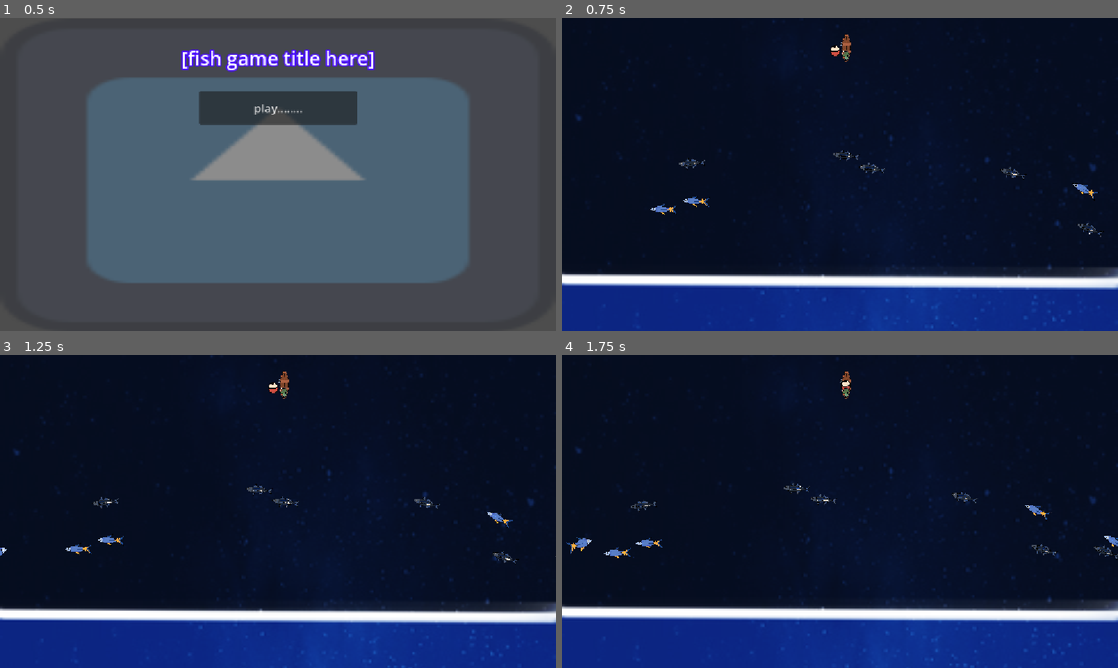
Above: before the commit, frames 1-4 (two rows, left to right).
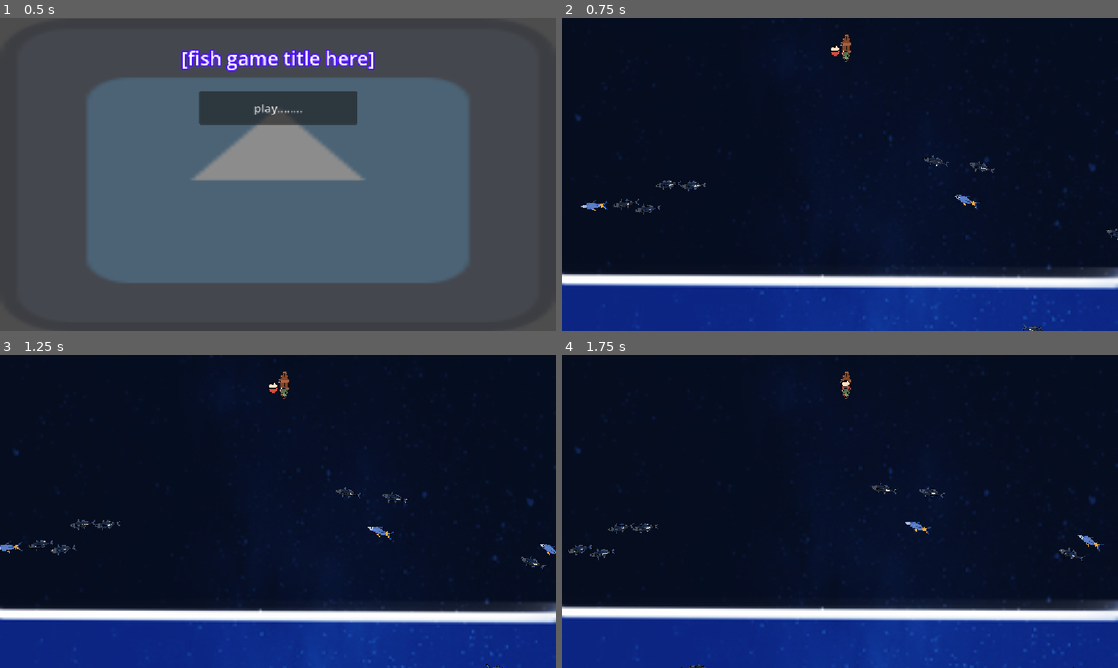
Above: after the commit, the same moments.

Repository: Logabe/fiiiiih
Game: Godot game, scene res://main_menu.tscn
Two runs of this game, one before a commit and one after it. Both use one fixed random seed, a clock stepped at 60 frames per second and the inputs below. The engine's default icon, where the game draws it, is replaced by a stand-in: a white triangle on a blue panel in a dark square.
Inputs (mouse positions are in pixels of both pictures, inside the frame that each line leads up to):
- Up to frame 1 (0.5 s): no input
- Up to frame 2 (0.75 s): click "play........" at 0.5 s
- Up to frame 3 (1.25 s): no input
- Up to frame 4 (1.75 s): tap Enter at 1.25 s; move the mouse to (962, 495) at 1.27 s; press the mouse at (962, 495) at 1.28 s; hold Right from 1.28 s (still down)

Frame 1 is identical in both runs. In frame 2, 1.2% of the frame differs, in the area x 3-100%, y 42-100%; in frame 3, 1.3%; in frame 4, 1.5%, in the area x 0-100%, y 40-100%.

Commit message:
added........ some more small fish >:3 and variabl heh

Diff:
--- a/constellation/npc_fish.gd
+++ b/constellation/npc_fish.gd
@@ -1,12 +1,15 @@
 extends PathFollow2D
 
 @export var speed = 100
+var randNum = RandomNumberGenerator.new()
 
 # Called when the node enters the scene tree for the first time.
 func _ready() -> void:
 	if speed < 0:
 		$Area2D/CollisionShape2D/Sprite2D.flip_h = true
 
+	speed = speed+randNum.randf_range(-10.0, 3.0)
+
 # Called every frame. 'delta' is the elapsed time since the previous frame.
 func _process(delta: float) -> void:
 	progress += (delta*speed)
--- /dev/null
+++ b/cool ass fish.tscn
@@ -0,0 +1,24 @@
+[gd_scene format=3 uid="uid://bj73v3whhtm48"]
+
+[ext_resource type="Texture2D" uid="uid://df42cgw846kfi" path="res://assets/cool ass fish.webp" id="1_mbkv2"]
+
+[sub_resource type="CapsuleShape2D" id="CapsuleShape2D_frutr"]
+radius = 94.0
+height = 282.0
+
+[node name="PathFollow2D" type="PathFollow2D" unique_id=1859915848]
+
+[node name="Area2D" type="Area2D" parent="." unique_id=1352296993]
+rotation = 0.070283145
+scale = Vector2(1, -1)
+collision_layer = 2
+
+[node name="CollisionShape2D" type="CollisionShape2D" parent="Area2D" unique_id=2144214094]
+rotation = 4.712389
+scale = Vector2(1, -1)
+shape = SubResource("CapsuleShape2D_frutr")
+
+[node name="Sprite2D" type="Sprite2D" parent="Area2D/CollisionShape2D" unique_id=1334938299]
+rotation = 1.5707964
+scale = Vector2(0.8630111, 0.8630111)
+texture = ExtResource("1_mbkv2")
--- a/game.tscn
+++ b/game.tscn
@@ -5,12 +5,13 @@
 [ext_resource type="Texture2D" uid="uid://c8ekvptlqr8y8" path="res://assets/boat.png" id="2_e2o6t"]
 [ext_resource type="Script" uid="uid://d281flss3vomo" path="res://background.gd" id="2_eow3j"]
 [ext_resource type="Texture2D" uid="uid://hjlhjyg3k0lh" path="res://assets/bobber.webp" id="3_7jktm"]
-[ext_resource type="PackedScene" uid="uid://bylfns1qqpyyd" path="res://constellation/npc fish.tscn" id="3_feb5d"]
 [ext_resource type="Script" uid="uid://cg8ws44cmk4o1" path="res://constellation/npc_fish.gd" id="4_fc0e3"]
-[ext_resource type="PackedScene" uid="uid://bv0ondo37lft5" path="res://default fish 2.tscn" id="4_mfdv2"]
 [ext_resource type="Texture2D" uid="uid://dd8stvvirhvg6" path="res://assets/bronana.png" id="4_ryrav"]
 [ext_resource type="PackedScene" uid="uid://cp7mv8t5wvaol" path="res://dolphin.tscn" id="5_j5wjh"]
 [ext_resource type="PackedScene" uid="uid://bpavpxf7nkc5x" path="res://stingraaayayyyy.tscn" id="8_iotsf"]
+[ext_resource type="PackedScene" uid="uid://dwfulwbifmgqq" path="res://sunfish.tscn" id="8_lc2xo"]
+[ext_resource type="PackedScene" uid="uid://bj73v3whhtm48" path="res://cool ass fish.tscn" id="9_215e1"]
+[ext_resource type="PackedScene" uid="uid://b7cpc5hqwsise" path="res://goat fish.tscn" id="9_lc2xo"]
 [ext_resource type="Script" uid="uid://deliax7l4afx4" path="res://spawner.gd" id="10_hve3p"]
 
 [sub_resource type="Curve2D" id="Curve2D_t1rg7"]
@@ -19,6 +20,18 @@
 }
 point_count = 3
 
+[sub_resource type="Curve2D" id="Curve2D_80cx4"]
+_data = {
+"points": PackedVector2Array(0, 0, 0, 0, -221.00003, 549, -234.26428, -9.549092, 234.26428, 9.549092, 150.99997, 384, -178.05283, -5.8564105, 178.05283, 5.8564105, 535.99994, 500, -169.67932, 7.7530875, 169.67932, -7.7530875, 943, 368, 0, 0, 0, 0, 1299.9999, 511.00012)
+}
+point_count = 5
+
+[sub_resource type="Curve2D" id="Curve2D_e8heu"]
+_data = {
+"points": PackedVector2Array(-234.26428, -9.549092, 234.26428, 9.549092, 1226, 420.00012, -169.67932, 7.7530875, 169.67932, -7.7530875, -132.00003, 407)
+}
+point_count = 2
+
 [sub_resource type="Curve2D" id="Curve2D_vef74"]
 _data = {
 "points": PackedVector2Array(0, 0, 0, 0, -625.99976, 2691.0002, -818.16766, -4.4914637, 818.16766, 4.4914637, 544.0003, 3066, 0, 0, 0, 0, 1563.0002, 2725)
@@ -30,6 +43,24 @@
 "points": PackedVector2Array(0, 0, 0, 0, -625.99976, 2691.0002, 0, 0, 0, 0, 23.380615, 2981.4507, -332.81085, 104.84946, 332.81085, -104.84946, 544.6454, 3028.0393, 0, 0, 0, 0, 1203.8057, 3016.8235, 0, 0, 0, 0, 1396.4683, 2931.4111)
 }
 point_count = 5
+
+[sub_resource type="Curve2D" id="Curve2D_215e1"]
+_data = {
+"points": PackedVector2Array(0, 0, 0, 0, 1357.4401, 2721.98, 160.71962, 52.799824, -160.71962, -52.799824, 751.09094, 2881.5889, 189.00609, 64.62907, -189.00609, -64.62907, 558.42834, 2571.861, 196.03526, -72.252426, -196.03526, 72.252426, 161.36737, 2577.0376, 137.46536, -54.189316, -137.46536, 54.189316, 7.8241577, 2882.4517, 0, 0, 0, 0, -653.2921, 2740.9607)
+}
+point_count = 6
+
+[sub_resource type="Curve2D" id="Curve2D_lc2xo"]
+_data = {
+"points": PackedVector2Array(0, 0, 0, 0, 1357.4401, 2721.98, 0, 0, 0, 0, -653.2921, 2740.9607)
+}
+point_count = 2
+
+[sub_resource type="Curve2D" id="Curve2D_7sc4i"]
+_data = {
+"points": PackedVector2Array(0, 0, 0, 0, 1357.4401, 2721.98, -49.76321, 30.960514, 49.76321, -30.960514, 1621.9304, 2852.1812, -87.01484, 45.108067, 87.01484, -45.108067, 1661.7473, 2626.5476, 0, 0, 0, 0, 1778.9861, 2609.5054, -99.83371, -102.14662, 99.83371, 102.14662, 1906.9216, 2617.1665, -8.316111, -55.4293, 8.316111, 55.4293, 1920.9268, 2814.3972, 0, 0, 0, 0, 2006.3241, 2862.5564, -59.67265, 49.601646, 59.67265, -49.601646, 2115.2312, 2857.8447, 3.1576004, 37.314182, -3.1576004, -37.314182, 2192.5774, 2732.3147, -28.921576, 11.438495, 28.921576, -11.438495, 2238.0122, 2662.5742, -83.999504, -23.044432, 83.999504, 23.044432, 2322.9644, 2648.2085, -39.4959, -64.91973, 39.4959, 64.91973, 2396.4045, 2786.7512, 0, 0, 0, 0, 2488.1416, 2840.433, 0, 0, 0, 0, 2698.6882, 2800.2568, 0, 0, 0, 0, 2865.1582, 2692.351)
+}
+point_count = 15
 
 [sub_resource type="CapsuleShape2D" id="CapsuleShape2D_fc0e3"]
 height = 60.0
@@ -39,9 +70,9 @@
 [node name="Node" type="Node" unique_id=1682928601]
 
 [node name="background" type="TextureRect" parent="." unique_id=906487219]
-offset_left = 1153.0
+offset_left = 1152.0
 offset_top = 3535.0
-offset_right = 2305.0
+offset_right = 2304.0
 offset_bottom = 7070.0
 rotation = 3.1415927
 texture = ExtResource("1_ryrav")
@@ -51,43 +82,80 @@
 position = Vector2(1153.0004, 3535)
 rotation = 3.1415925
 
-[node name="Path2D" type="Path2D" parent="background/Area2D2" unique_id=1154422864]
+[node name="npc fish area 1" type="Path2D" parent="background/Area2D2" unique_id=1154422864]
 curve = SubResource("Curve2D_t1rg7")
 script = ExtResource("10_hve3p")
 
-[node name="PathFollow2D" parent="background/Area2D2/Path2D" unique_id=2109637838 instance=ExtResource("3_feb5d")]
-position = Vector2(-74, 439)
-rotation = -0.38919544
-scale = Vector2(0.09374661, 0.13799703)
-
-[node name="Path2D2" type="Path2D" parent="background/Area2D2" unique_id=632381171]
+[node name="npcfish area 2" type="Path2D" parent="background/Area2D2" unique_id=632381171]
 position = Vector2(0.99997294, 426)
 curve = SubResource("Curve2D_t1rg7")
 script = ExtResource("10_hve3p")
-
-[node name="PathFollow2D" parent="background/Area2D2/Path2D2" unique_id=1859915848 instance=ExtResource("4_mfdv2")]
-position = Vector2(-74, 439)
-rotation = -0.38919544
-scale = Vector2(0.14302938, 0.14302938)
-script = ExtResource("4_fc0e3")
-
-[node name="Path2D" type="Path2D" parent="background" unique_id=2085426965]
+OFFSET_RANGE = 2000
+
+[node name="npcfish area 3" type="Path2D" parent="background/Area2D2" unique_id=1178934596]
+position = Vector2(17.99994, 949)
+curve = SubResource("Curve2D_80cx4")
+script = ExtResource("10_hve3p")
+OFFSET_RANGE = 1500
+FISH_COUNT = 20
+
+[node name="npcfish area 4" type="Path2D" parent="background/Area2D2" unique_id=2027487945]
+position = Vector2(28.9999, 1558)
+curve = SubResource("Curve2D_e8heu")
+script = ExtResource("10_hve3p")
+OFFSET_RANGE = 2000
+FISH_COUNT = 27
+
+[node name="dolphin path" type="Path2D" parent="background" unique_id=2085426965]
 curve = SubResource("Curve2D_vef74")
 
-[node name="PathFollow2D" parent="background/Path2D" unique_id=833807290 instance=ExtResource("5_j5wjh")]
+[node name="dolhpin" parent="background/dolphin path" unique_id=833807290 instance=ExtResource("5_j5wjh")]
 position = Vector2(-625.99976, 2691.0002)
 rotation = 0.8112471
 scale = Vector2(0.81568956, 0.81568956)
 script = ExtResource("4_fc0e3")
-
-[node name="Path2D2" type="Path2D" parent="background" unique_id=2100861106]
+speed = 69
+
+[node name="stringray path" type="Path2D" parent="background" unique_id=2100861106]
 position = Vector2(-24.906845, -1006.7478)
 scale = Vector2(1.0225132, 1.1590828)
 curve = SubResource("Curve2D_iotsf")
 
-[node name="PathFollow2D" parent="background/Path2D2" unique_id=827790163 instance=ExtResource("8_iotsf")]
+[node name="stingray" parent="background/stringray path" unique_id=827790163 instance=ExtResource("8_iotsf")]
 position = Vector2(-625.99976, 2691.0002)
 rotation = 0.420584
+script = ExtResource("4_fc0e3")
+
+[node name="goat path" type="Path2D" parent="background" unique_id=512644493]
+position = Vector2(225.99986, -1293.9998)
+scale = Vector2(1.0225132, 1.1590828)
+curve = SubResource("Curve2D_215e1")
+
+[node name="goat" parent="background/goat path" unique_id=565143567 instance=ExtResource("9_lc2xo")]
+position = Vector2(1357.4401, 2721.98)
+rotation = 2.6968
+scale = Vector2(0.74852484, 0.74852484)
+script = ExtResource("4_fc0e3")
+
+[node name="sunfish path" type="Path2D" parent="background" unique_id=1858336925]
+position = Vector2(196.99982, -1893.9998)
+scale = Vector2(1.0225132, 1.1590828)
+curve = SubResource("Curve2D_lc2xo")
+
+[node name="sunfish" parent="background/sunfish path" unique_id=1859915848 instance=ExtResource("8_lc2xo")]
+position = Vector2(1357.4401, 2721.98)
+rotation = 3.1321533
+script = ExtResource("4_fc0e3")
+
+[node name="cool ass fish path" type="Path2D" parent="background" unique_id=1560291533]
+position = Vector2(-1560.0002, -2511.9995)
+rotation = 0.006281905
+scale = Vector2(1.0225132, 1.1590828)
+curve = SubResource("Curve2D_7sc4i")
+
+[node name="cool ass fish" parent="background/cool ass fish path" unique_id=390466361 instance=ExtResource("9_215e1")]
+position = Vector2(1357.4401, 2721.98)
+rotation = 0.6438475
 script = ExtResource("4_fc0e3")
 
 [node name="Area2D" type="Area2D" parent="." unique_id=1686115420]
--- /dev/null
+++ b/goat fish.tscn
@@ -0,0 +1,22 @@
+[gd_scene format=3 uid="uid://b7cpc5hqwsise"]
+
+[ext_resource type="Texture2D" uid="uid://ch68o2bwomim7" path="res://assets/goat fish nottransparent backgorund.webp" id="1_1mhpo"]
+
+[sub_resource type="CapsuleShape2D" id="CapsuleShape2D_t1rg7"]
+radius = 82.0
+height = 502.0
+
+[node name="PathFollow2D" type="PathFollow2D" unique_id=1859915848]
+
+[node name="Area2D" type="Area2D" parent="." unique_id=1352296993]
+collision_layer = 2
+
+[node name="CollisionShape2D" type="CollisionShape2D" parent="Area2D" unique_id=2144214094]
+rotation = 4.712389
+scale = Vector2(1, -1)
+shape = SubResource("CapsuleShape2D_t1rg7")
+
+[node name="Sprite2D" type="Sprite2D" parent="Area2D/CollisionShape2D" unique_id=1334938299]
+rotation = 1.5707964
+scale = Vector2(0.9265872, 0.9265872)
+texture = ExtResource("1_1mhpo")
--- a/spawner.gd
+++ b/spawner.gd
@@ -1,6 +1,7 @@
 extends Path2D
 
-const OFFSET_RANGE = 500
+@export var OFFSET_RANGE = 500
+@export var FISH_COUNT = 10
 const TEXTURES= ["res://assets/default fish.webp", "res://assets/default fish number two.webp"]
 
 # Called when the node enters the scene tree for the first time.
@@ -8,7 +9,7 @@
 	var prefab = preload("res://constellation/npc fish.tscn")
 	var mult = 1
 	if randf() > 0.5: mult = -1
-	for i in 10:
+	for i in FISH_COUNT:
 		var node = prefab.instantiate()
 		node.get_node("Area2D/CollisionShape2D/Sprite2D").texture = load(TEXTURES[randi_range(0, 1)])
 
--- a/stingraaayayyyy.tscn
+++ b/stingraaayayyyy.tscn
@@ -13,6 +13,7 @@
 
 [node name="Area2D" type="Area2D" parent="." unique_id=1677272631]
 rotation = 4.673173
+collision_layer = 2
 
 [node name="CollisionShape2D2" type="CollisionShape2D" parent="Area2D" unique_id=384827306]
 position = Vector2(4, 37)
--- /dev/null
+++ b/sunfish.tscn
@@ -0,0 +1,22 @@
+[gd_scene format=3 uid="uid://dwfulwbifmgqq"]
+
+[ext_resource type="Texture2D" uid="uid://dhn4gkmviskd" path="res://assets/sun fish.webp" id="1_ywhjk"]
+
+[sub_resource type="CapsuleShape2D" id="CapsuleShape2D_u5kul"]
+radius = 95.0
+height = 190.0
+
+[node name="PathFollow2D" type="PathFollow2D" unique_id=1859915848]
+
+[node name="Area2D" type="Area2D" parent="." unique_id=1352296993]
+collision_layer = 2
+
+[node name="CollisionShape2D" type="CollisionShape2D" parent="Area2D" unique_id=2144214094]
+rotation = 4.712389
+scale = Vector2(1, -1)
+shape = SubResource("CapsuleShape2D_u5kul")
+
+[node name="Sprite2D" type="Sprite2D" parent="Area2D/CollisionShape2D" unique_id=1334938299]
+rotation = 1.5707964
+scale = Vector2(0.8630111, 0.8630111)
+texture = ExtResource("1_ywhjk")
Binary file added: assets/cool ass fish.webp
Not shown, added: assets/cool ass fish.webp.import
Binary file added: assets/goat fish nottransparent backgorund.webp
Not shown, added: assets/goat fish nottransparent backgorund.webp.import
Binary file added: assets/sun fish.webp
Not shown, added: assets/sun fish.webp.import
